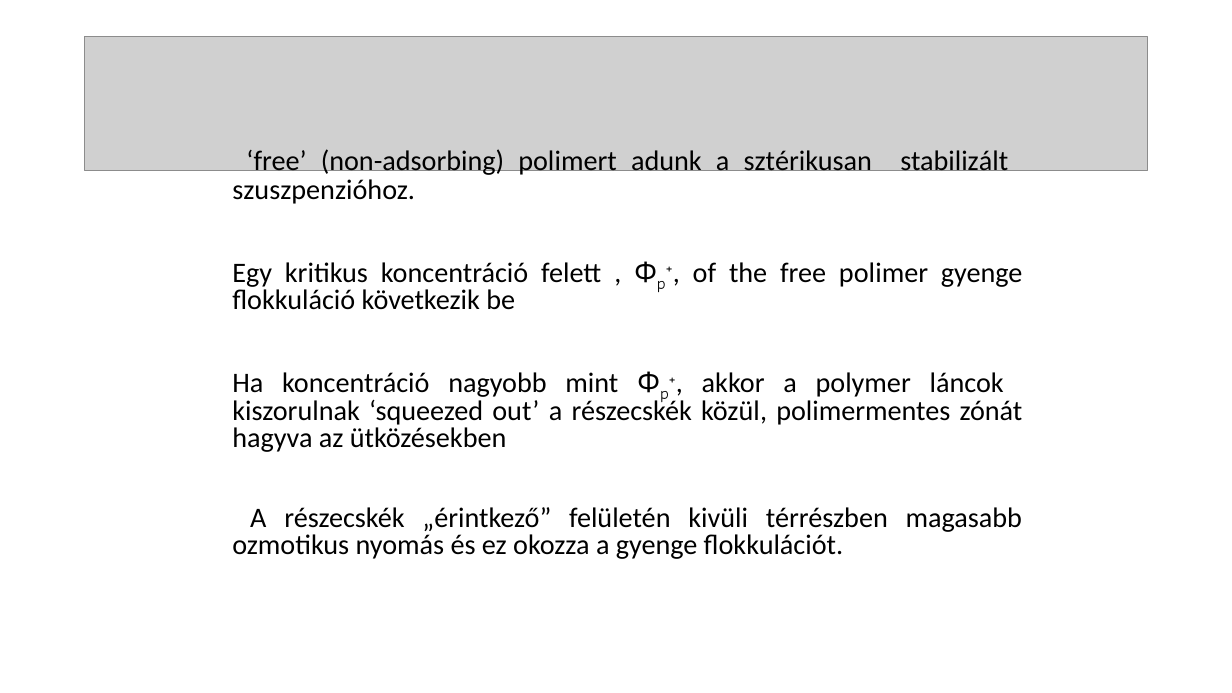
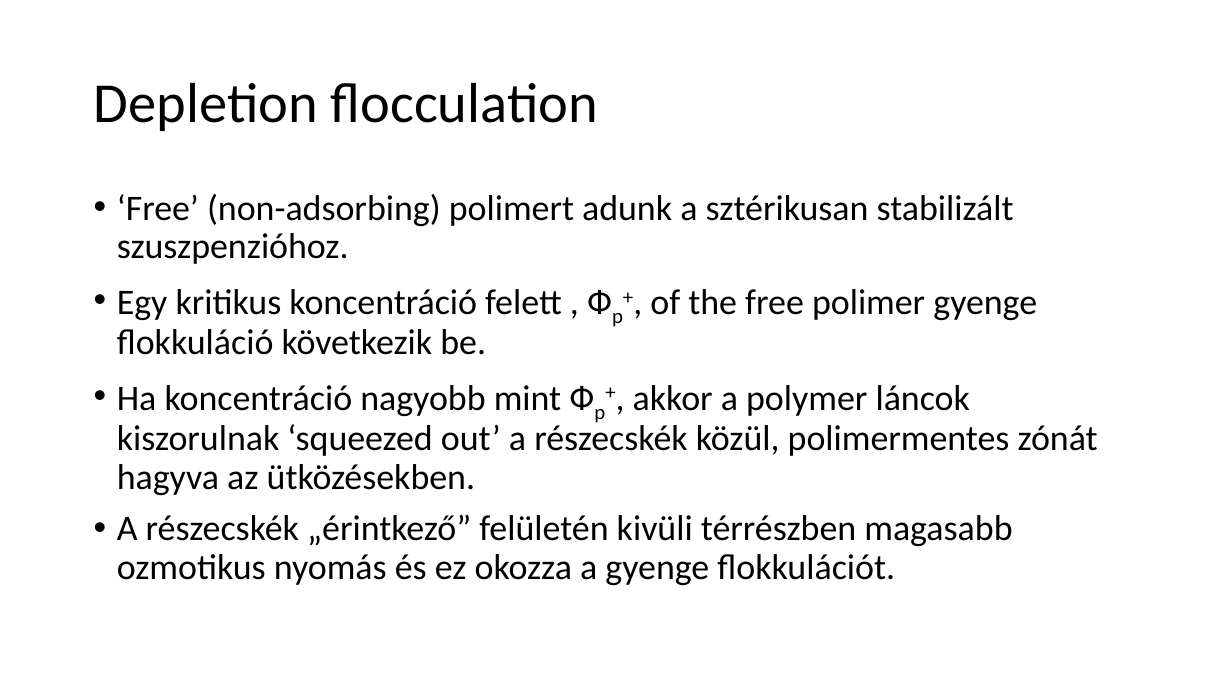
Before and after one commit to LilianaBohus/chemistry-presenations, a slide deck: slide 26 of oil-based-suspensions.ppt (slide 27 before the commit). Drawn at 1232x693 pixels with LibreOffice and Linux fonts; fonts in the diff are those of the drawing; grey boxes stand for pictures. Boxes give left, top, right and bottom in pixels: in the first picture for what was removed or moved away, otherwise in the second. Text is boxed around its words. In the diff, an @@ line names an element or a change of style, - is before the commit and + after.

```diff
--- a/oil-based-suspensions.ppt
+++ b/oil-based-suspensions.ppt
@@ picture removed at box(85, 37, 1147, 171) @@
@@ title added at box(94, 82, 598, 131), 44 pt, text #000000 @@
+Depletion flocculation
@@ text "‘Free’ (non-adsorbing) polimert adunk a ...": place and size @@
-text "‘Free’ (non-adsorbing) polimert adunk a ..." at box(232, 149, 1023, 559)
+text "‘Free’ (non-adsorbing) polimert adunk a ..." at box(117, 194, 1098, 585)
@@ text at box(117, 194, 1098, 495): text changed; size 22 to 28 pt @@
-‘free’ (non-adsorbing) polimert adunk a sztérikusan stabilizált szuszpenzióhoz.
-Egy kritikus koncentráció felett , Фp+, of the free polimer gyenge flokkuláció következik be
-Ha koncentráció nagyobb mint Фp+, akkor a polymer láncok kiszorulnak ‘squeezed out’ a részecskék közül, polimermentes zónát hagyva az ütközésekben
+• ‘Free’ (non-adsorbing) polimert adunk a sztérikusan stabilizált szuszpenzióhoz.
+• Egy kritikus koncentráció felett , Фp+, of the free polimer gyenge flokkuláció következik be.
+• Ha koncentráció nagyobb mint Фp+, akkor a polymer láncok kiszorulnak ‘squeezed out’ a részecskék közül, polimermentes zónát hagyva az ütközésekben.
@@ text at box(117, 514, 1012, 585): size 22 to 28 pt in "A részecskék „érintkező” felületén kivüli térrészben magasab ..."; alignment justified to left; bullet none to •; line spacing 0.8 to 0.9 @@
```
Also in this commit, not shown: 22 other slides changed, 2 slides added, 2 slides removed.
